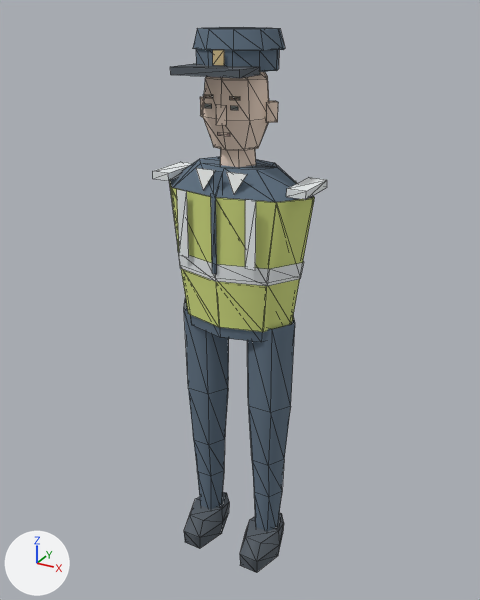
Before and after pictures for a commit that changed the glTF model game_godot/models/people/officer_body.glb.
Rendered twice from a camera (50 mm lens) standing at (1.049, -1.892, 2.011) and looking at (-0.002, 0.019, 1.056). The axes (+X, +Y, +Z) are drawn at lower left. The lights are the same throughout. The picture after the commit comes second. Mesh edges are drawn as thin lines. Vertices at exactly the same position are counted once.

Objects in the first picture: 'officer_body'.
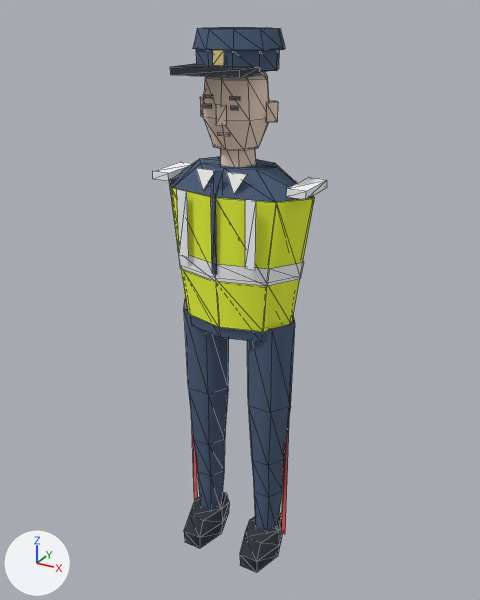
Patch to the scene script:
```diff
--- a/game_godot/models/people/officer_body.glb.py
+++ b/game_godot/models/people/officer_body.glb.py
@@ me_mesh_0 @@
 # used by ob_officer_body; location = (0.0, 0.0, 0.0)
 # verts and faces of me_mesh_0; kept vertices keep their numbers, new ones are numbered from 355
-me_mesh_0.from_pydata(...)  # 355 vertices, 503 faces; spans x -0.28..0.28, y -0.2..0.16, z 0.0..1.96
+me_mesh_0.from_pydata(...)  # 363 vertices, 507 faces; spans x -0.28..0.28, y -0.2..0.16, z 0.0..1.96
+# me_mesh_0 part 1
+verts[355] = (-0.22, 0.0, 0.09)  # pixel (194, 499)
+verts[356] = (-0.22, 0.0, 0.91)
+verts[357] = (0.2, 0.0, 0.09)  # pixel (281, 532)
+verts[358] = (0.2, 0.0, 0.91)
+for new, old in zip([*range(359, 363)], [*range(355, 359)]): verts[new] = verts[old] + (0.02, 0.0, 0.0)
+faces += [(355, 359, 360), (355, 360, 356), (357, 361, 362), (357, 362, 358)]
+# me_mesh_0 part 2: 394 kept faces spanning x -0.28..0.28, y -0.2..0.16, z 0.0..1.96 get new vertex colours
 me_mesh_0.materials.append(mat_scenery)
```

What differs and where, as boxes [x1, y1, x2, y2] in the pictures (480 x 600 px):
part 1 of me_mesh_0, added: after [191, 416, 290, 534]
part 2 of me_mesh_0, recoloured: [153, 27, 327, 573] in both
